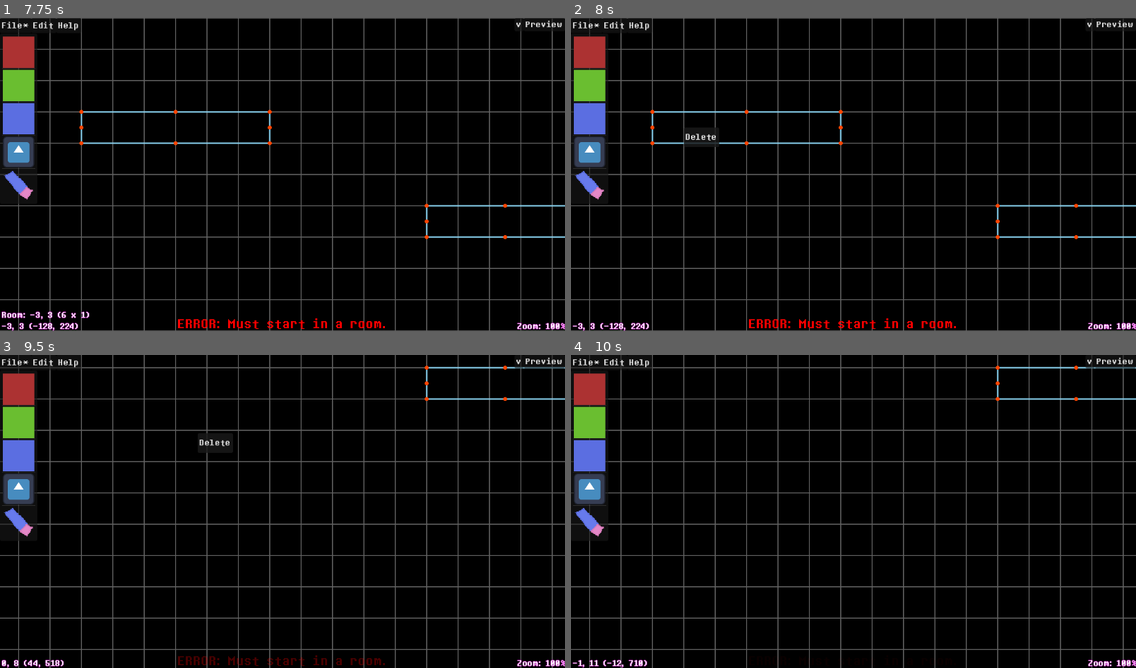
Above: before the commit, frames 1-4 (two rows, left to right).
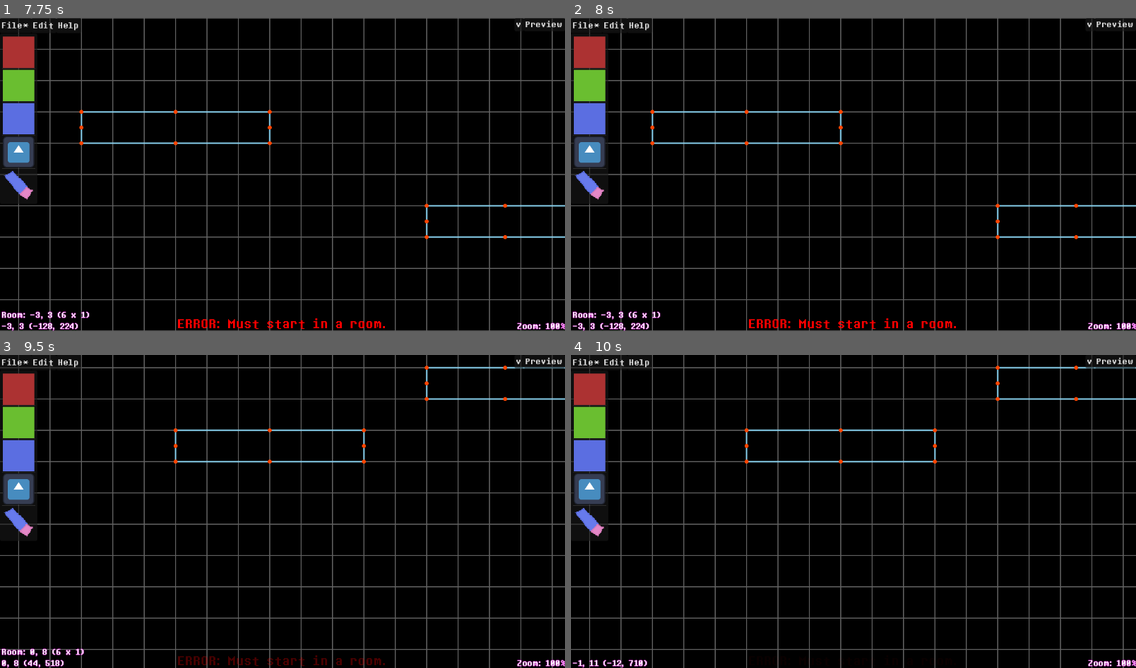
Above: after the commit, the same moments.

Repository: LunarTides/nutdealer
Game: Godot game, scene res://scenes/ui/creator/dark_world_ui.tscn
The game is run twice, just before and just after one commit, with the same random seed, the same clock (stepped at 60 frames per second) and the same inputs. This scene is started directly instead of the project's main scene. The engine's default icon, where the game draws it, is replaced by a stand-in: a white triangle on a blue panel in a dark square.
Inputs (mouse positions are in pixels of both pictures, inside the frame that each line leads up to):
- Up to frame 1 (7.75 s): click "File" at 0.5 s; click "Edit" at 1.25 s; click "v" at 2 s; click "Preview" at 2.75 s; click "Help" at 3.5 s; tap Enter at 4.25, 6.5 s; move the mouse to (254, 237) at 4.27 s; hold Shift (editor_pan_speed_up) 4.28-5 s; tap Z (interact) at 4.35, 6.6 s; click (254, 237) at 4.42 s; tap Space at 5 s; drag from (452, 221) to (254, 237) at 5.02 s; click "File*" at 5.75 s; move the mouse to (113, 127) at 6.52 s; hold A (editor_pan_left) 6.53-7.25 s; click (113, 127) at 6.67 s; drag from (310, 174) to (113, 127) at 7.27 s
- Up to frame 2 (8 s): no input
- Up to frame 3 (9.5 s): move the mouse to (197, 433) at 8.02 s; hold S (editor_pan_down) 8.03-8.75 s; tap Z (interact) at 8.1 s; click (197, 433) at 8.17 s; drag from (406, 495) to (197, 433) at 8.77 s
- Up to frame 4 (10 s): move the mouse to (740, 527) at 9.52 s; hold Shift (editor_pan_speed_up) from 9.53 s (still down); tap Z (interact) at 9.6 s; click (740, 527) at 9.67 s

Frame 1 is identical in both runs. In frame 2, 0.3% of the frame differs, in the area x 0-27%, y 34-97%; in frame 3, 0.8%, in the area x 0-65%, y 23-97%; in frame 4, 0.6%.

Commit message:
Add moving rooms
Closes #9

Diff:
--- a/scenes/ui/creator/room_outlines.gd
+++ b/scenes/ui/creator/room_outlines.gd
@@ -27,6 +27,7 @@
 		set_hovering_handle_cursor_shape()
 
 		CreatorRoomManipulation.hovering_handle = hovering_handle
+var start_click_mouse_position: Vector2
 var actions: PanelContainer
 
 # Called when the node enters the scene tree for the first time.
@@ -85,13 +86,18 @@
 		return
 
 	if event is InputEventMouseButton:
-		# If you click outside the action dropdown, remove it.
-		if event.button_index == MOUSE_BUTTON_LEFT and is_instance_valid(actions) and not actions.get_global_rect().has_point(Global.mouse_position):
-			actions.queue_free()
-
-		if hovering != -1 and not hovering_handle:
-			if event.button_index == MOUSE_BUTTON_LEFT and event.is_released():
-				handle_click()
+		if event.button_index == MOUSE_BUTTON_LEFT:
+			# If you click outside the action dropdown, remove it.
+			if is_instance_valid(actions) and not actions.get_global_rect().has_point(Global.mouse_position):
+				actions.queue_free()
+
+			# Only count as a click if you keep your mouse within 16 pixels the entire click.
+			# This is so that moving the room doesn't cause the actions to pop up.
+			if event.pressed:
+				start_click_mouse_position = Global.mouse_position
+			else:
+				if hovering != -1 and not hovering_handle and Global.mouse_position.distance_to(start_click_mouse_position) <= 16:
+					handle_click()
 
 func _draw() -> void:
 	for i: int in range(Room.bounds.size()):
--- a/scripts/creator/room_manipulation.gd
+++ b/scripts/creator/room_manipulation.gd
@@ -1,16 +1,31 @@
 extends Node
 
+enum Action {
+	None,
+	New,
+	Resize,
+	Move,
+}
+
 var enabled: bool = true
 
-var new_room_start_pos: Vector2
-var new_room_previous_pos: Vector2
+var room_start_pos: Vector2
+var room_previous_pos: Vector2
+
 var new_room_created: bool = false
 var new_room_index: int = -1
 
+var current_action: Action = Action.None
 var hovering: int = -1:
 	set(value):
-		if not handle_lock:
+		if (not handle_lock and not hover_lock) or hovering == -1:
 			hovering = value
+var hover_lock: bool = false:
+	set(value):
+		hover_lock = value
+
+		if not hover_lock:
+			hovering = -1
 var hovering_handle: Vector2:
 	set(value):
 		if not handle_lock:
@@ -60,31 +75,37 @@
 			if not event.relative.is_zero_approx():
 				var mouse_pos: Vector2 = Global.mouse_position
 				var room_index: int = Room.position_to_room_index(mouse_pos)
-				if hovering == -1 and room_index == -1 or new_room_created:
+				if (hovering == -1 and room_index == -1 or new_room_created) and (current_action == Action.None or current_action == Action.New):
 					# If no room or creating new room.
+					current_action = Action.New
 					handle_new_room(event)
 				else:
 					# Existing room.
-					if hovering_handle:
+
+					# Resize
+					if hovering_handle and (current_action == Action.None or current_action == Action.Resize):
 						handle_lock = true
+						current_action = Action.Resize
 						handle_resize_room(event)
+					# Move
+					elif current_action == Action.None or current_action == Action.Move:
+						# Set hover lock to stop switching between the selected room when crossing rooms while moving.
+						hover_lock = true
+						current_action = Action.Move
+						handle_move_room(event)
 
 	if event is InputEventMouseButton:
-		if event.button_index == MOUSE_BUTTON_LEFT and event.is_released():
-			if hovering_handle:
-				cleanup_broken_room(hovering)
-			handle_lock = false
-
-			new_room_start_pos = Vector2.ZERO
-			cleanup_new_room()
+		if event.button_index == MOUSE_BUTTON_LEFT:
+			if event.is_released():
+				cleanup()
 
 func handle_new_room(event: InputEventMouseMotion) -> void:
 	var mouse_pos: Vector2 = Global.mouse_position
-	if not new_room_start_pos:
-		new_room_start_pos = mouse_pos
-
-	var start_coords: Vector2i = Global.position_to_coords(new_room_start_pos)
-	var previous_coords: Vector2i = Global.position_to_coords(new_room_previous_pos)
+	if not room_start_pos:
+		room_start_pos = mouse_pos
+
+	var start_coords: Vector2i = Global.position_to_coords(room_start_pos)
+	var previous_coords: Vector2i = Global.position_to_coords(room_previous_pos)
 	var current_coords: Vector2i = Global.position_to_coords(mouse_pos)
 	if start_coords == current_coords or current_coords == previous_coords:
 		# The mouse hasn't moved a coord space. Don't create/update the room yet.
@@ -99,24 +120,30 @@
 		# Update room that we're creating.
 		Room.update_room(new_room_index, rect)
 
-	new_room_previous_pos = mouse_pos
-
-func cleanup_new_room() -> void:
-	if not new_room_created:
-		return
-
-	cleanup_broken_room(new_room_index)
-
+	room_previous_pos = mouse_pos
+
+func cleanup() -> void:
 	# Clear variables.
-	new_room_start_pos = Vector2.ZERO
-	new_room_previous_pos = Vector2.ZERO
+	if hovering_handle:
+		cleanup_broken_room(hovering)
+	if handle_lock:
+		handle_lock = false
+	if hover_lock:
+		hover_lock = false
+
+	if new_room_created:
+		cleanup_broken_room(new_room_index)
+
+	current_action = Action.None
+	room_start_pos = Vector2.ZERO
+	room_previous_pos = Vector2.ZERO
 	new_room_created = false
 	new_room_index = -1
 
 func cleanup_broken_room(room_index: int) -> void:
 	# Delete room if it's invalid. (Too small.)
-	var start_coords: Vector2i = Global.position_to_coords(new_room_start_pos)
-	var end_coords: Vector2i = Global.position_to_coords(new_room_previous_pos)
+	var start_coords: Vector2i = Global.position_to_coords(room_start_pos)
+	var end_coords: Vector2i = Global.position_to_coords(room_previous_pos)
 	var bounds: Rect2i = Room.bounds[room_index]
 
 	if (start_coords - end_coords).abs() <= Vector2i(1, 1) or bounds.size.x <= 0 or bounds.size.y <= 0:
@@ -128,7 +155,7 @@
 	var mouse_pos: Vector2 = Global.mouse_position
 	var bounds: Rect2i = Room.bounds[hovering]
 
-	if not new_room_start_pos:
+	if not room_start_pos:
 		# Set the corner to resize from based on the handle position.
 		var size: Vector2i = Vector2i(0, 0)
 		if hovering_handle.x == -1:
@@ -136,9 +163,9 @@
 		if hovering_handle.y == -1:
 			size.y = bounds.size.y
 
-		new_room_start_pos = bounds.position + size
-
-	var start_coords: Vector2i = new_room_start_pos
+		room_start_pos = bounds.position + size
+
+	var start_coords: Vector2i = room_start_pos
 	var current_coords: Vector2i = Global.position_to_coords(mouse_pos)
 
 	# Lock the resize axis if using the non-diagonal handles.
@@ -150,4 +177,28 @@
 	var rect: Rect2i = Rect2i(start_coords, current_coords - start_coords)
 	Room.update_room(hovering, rect)
 
-	new_room_previous_pos = mouse_pos
+	room_previous_pos = mouse_pos
+
+func handle_move_room(event: InputEventMouseMotion) -> void:
+	if hovering == -1:
+		return
+
+	var mouse_pos: Vector2 = Global.mouse_position
+	var bounds: Rect2i = Room.bounds[hovering]
+
+	if not room_start_pos:
+		room_start_pos = bounds.position
+	if not room_previous_pos:
+		room_previous_pos = mouse_pos
+
+	var start_coords: Vector2i = room_start_pos
+	var current_coords: Vector2i = Global.position_to_coords(mouse_pos)
+	var previous_coords: Vector2i = Global.position_to_coords(room_previous_pos)
+
+	var a: Vector2i = current_coords - start_coords
+	var b: Vector2i = previous_coords - start_coords
+
+	bounds.position += a - b
+	Room.update_room(hovering, bounds, true)
+
+	room_previous_pos = mouse_pos
--- a/scripts/game/room.gd
+++ b/scripts/game/room.gd
@@ -42,14 +42,16 @@
 		rect.position.y = rect.position.y + rect.size.y
 		rect.size.y = abs(rect.size.y)
 
+	# Move tiles. Do this before actually updating the room.
+	if move_tiles:
+		Game.tiles.call_inside_room(index, func(tile: Tile) -> void:
+			#tile.coords += rect.size - old.size
+			tile.coords += rect.position - old.position
+		)
+
 	bounds[index] = rect
 	room_updated.emit(index, old, rect)
 	Creator.make_dirty()
-
-	if move_tiles:
-		Game.tiles.call_inside_room(index, func(tile: Tile) -> void:
-			tile.coords += rect.size - old.size
-		)
 
 func delete_room(index: int) -> int:
 	bounds.remove_at(index)
